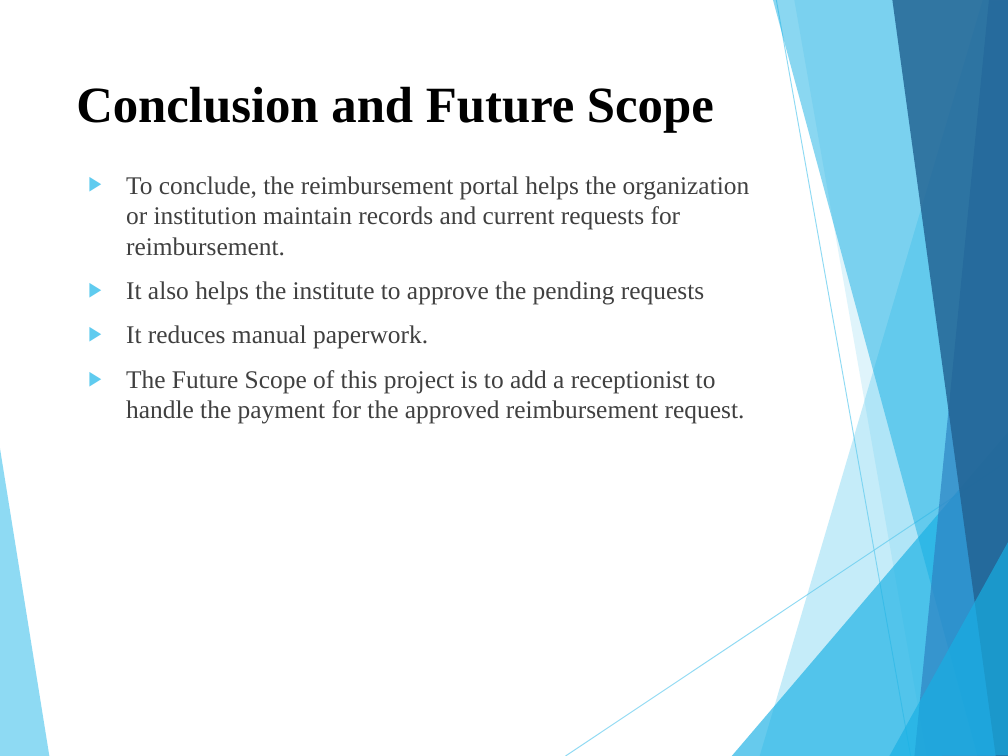
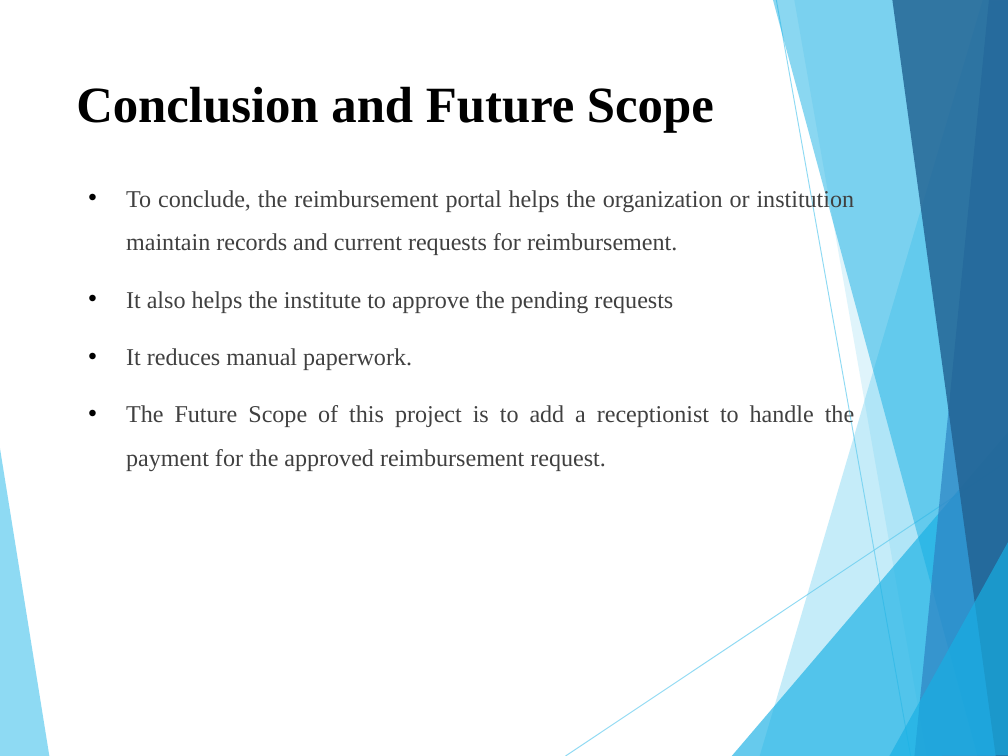
Before and after one commit to rahul007-bit/Reimbursement, a slide deck: slide 16 of Reimbursement Services PPT.pptx (slide 15 before the commit). Drawn at 1008x756 pixels with LibreOffice and Linux fonts; fonts in the diff are those of the drawing. Boxes give left, top, right and bottom in pixels: in the first picture for what was removed or moved away, otherwise in the second. Text is boxed around its words. In the diff, an @@ line names an element or a change of style, - is before the commit and + after.

```diff
--- a/Reimbursement Services PPT.pptx
+++ b/Reimbursement Services PPT.pptx
@@ text "To conclude, the reimbursement portal ..." at (x1=126, y1=188, x2=855, y2=471): size 20 to 19 pt; alignment left to justified; bullet ▶ to •; line spacing 1 to 1.5; bullet colour #5FCBEF to #000000 @@
```
Also in this commit, not shown: 9 other slides changed, 1 slide added, 10 other files.
